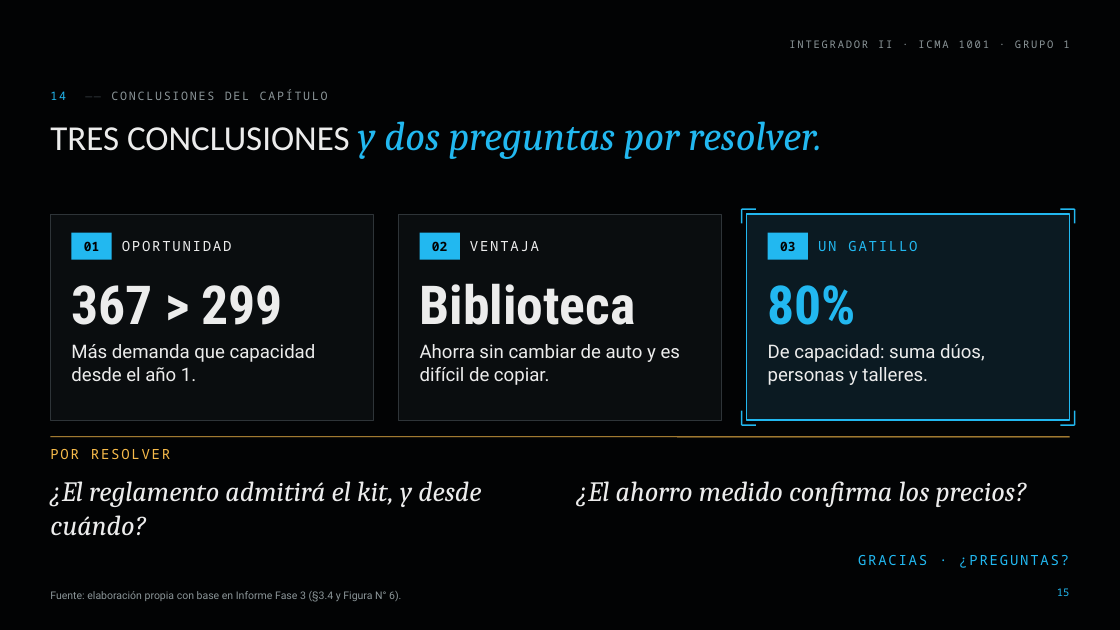
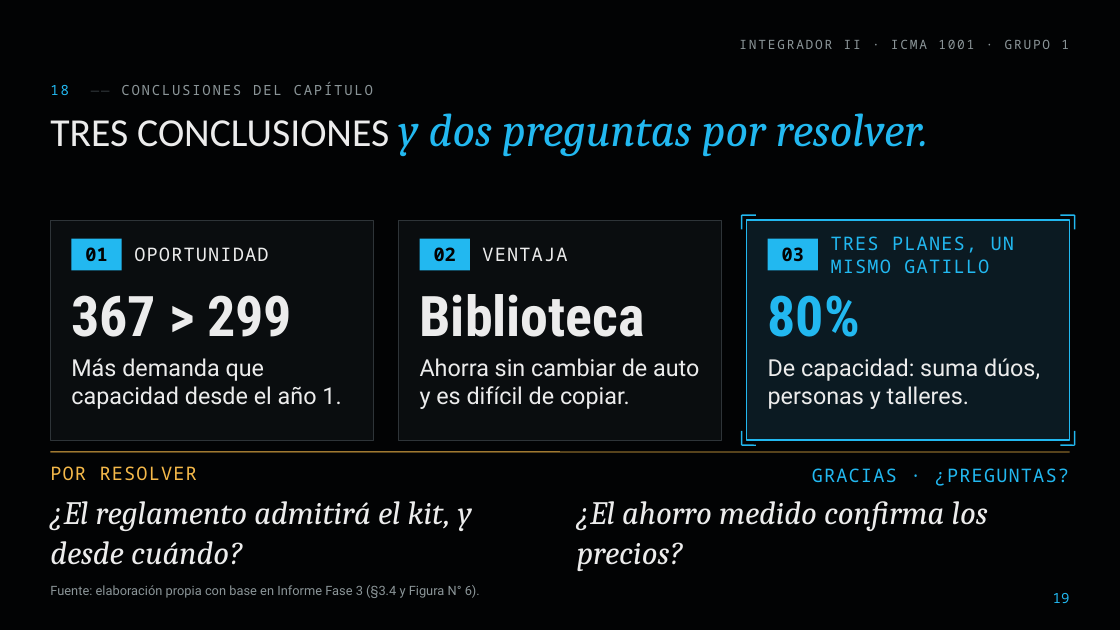
Before and after one commit to diegoaam0109-ux/lumine, a slide deck: slide 19 of fase-3/Grupo_01_LumineMotors_Fase3.pptx (slide 15 before the commit). Drawn at 1120x630 pixels with LibreOffice and Linux fonts; fonts in the diff are those of the drawing; background and template pictures are left out. Boxes give left, top, right and bottom in pixels: in the first picture for what was removed or moved away, otherwise in the second. Text is boxed around its words. In the diff, an @@ line names an element or a change of style, - is before the commit and + after.

```diff
--- a/fase-3/Grupo_01_LumineMotors_Fase3.pptx
+++ b/fase-3/Grupo_01_LumineMotors_Fase3.pptx
@@ text "INTEGRADOR II · ICMA 1001 ..." at [739, 40, 1069, 49]: size 9 to 11 pt @@
@@ text at [50, 82, 373, 95]: text changed; size 10 to 12 pt @@
-14 —— CONCLUSIONES DEL CAPÍTULO
+18 —— CONCLUSIONES DEL CAPÍTULO
@@ title "TRES CONCLUSIONES y dos preguntas ...": place and size @@
-title "TRES CONCLUSIONES y dos preguntas ..." at [50, 121, 822, 159]
+title "TRES CONCLUSIONES y dos preguntas ..." at [50, 113, 928, 156]
@@ title "TRES CONCLUSIONES y dos preguntas ..." at [50, 113, 928, 156]: size 30 to 34 pt in "TRES CONCLUSIONES"; size 35 to 40 pt in "y dos preguntas por resolver."; line spacing 0.88 to 0.86 @@
@@ rectangle: place and size @@
-rectangle at [50, 214, 373, 420]
+rectangle at [50, 220, 373, 440]
@@ size 11 to 16 pt in 3 elements at [434, 247, 456, 261], [782, 247, 804, 261], [85, 247, 107, 261] @@
@@ rectangle: place and size @@
-rectangle at [71, 233, 112, 260]
+rectangle at [71, 239, 122, 271]
@@ text "OPORTUNIDAD": place and size @@
-text "OPORTUNIDAD" at [122, 241, 232, 251]
+text "OPORTUNIDAD" at [134, 247, 268, 261]
@@ rectangle: place and size @@
-rectangle at [398, 214, 721, 420]
+rectangle at [398, 220, 721, 440]
@@ rectangle: place and size @@
-rectangle at [419, 233, 460, 260]
+rectangle at [419, 239, 470, 271]
@@ text "VENTAJA": place and size @@
-text "VENTAJA" at [470, 241, 539, 251]
+text "VENTAJA" at [482, 247, 567, 261]
@@ rectangle: place and size @@
-rectangle at [747, 214, 1070, 420]
+rectangle at [747, 220, 1070, 440]
@@ rectangle: place and size @@
-rectangle at [768, 233, 808, 260]
+rectangle at [768, 239, 818, 271]
@@ text at [831, 236, 1015, 273]: text changed; size 12 to 16 pt @@
-UN GATILLO
+TRES PLANES, UN MISMO GATILLO
@@ 4 lines: place and size @@
-4 lines at [742, 209, 1075, 223]
+4 lines at [742, 215, 1075, 229]
@@ 3 texts: place and size @@
-3 texts at [71, 283, 856, 325]
+3 texts at [71, 294, 860, 337]
@@ size 46 to 48 pt in 3 elements at [71, 295, 292, 337], [420, 294, 645, 337], [768, 295, 860, 337] @@
@@ text "Más demanda que capacidad desde ...": place and size @@
-text "Más demanda que capacidad desde ..." at [71, 344, 316, 381]
+text "Más demanda que capacidad desde ..." at [71, 358, 341, 409]
@@ text "Ahorra sin cambiar de auto ...": place and size @@
-text "Ahorra sin cambiar de auto ..." at [420, 344, 681, 385]
+text "Ahorra sin cambiar de auto ..." at [420, 358, 699, 409]
@@ size 16 to 20 pt in 3 elements at [71, 358, 341, 409], [420, 358, 699, 409], [768, 358, 1040, 409] @@
@@ text "De capacidad: suma dúos, personas ...": place and size @@
-text "De capacidad: suma dúos, personas ..." at [768, 344, 985, 385]
+text "De capacidad: suma dúos, personas ..." at [768, 358, 1040, 409]
@@ 4 lines: place and size @@
-4 lines at [742, 411, 1075, 425]
+4 lines at [742, 431, 1075, 445]
@@ text "POR RESOLVER": place and size @@
-text "POR RESOLVER" at [50, 449, 170, 459]
+text "POR RESOLVER" at [50, 466, 197, 480]
@@ line moved from (50, 437) - (1070, 437) to (50, 452) - (1070, 452) @@
@@ size 12 to 16 pt, letter spacing 1.5 to 1 pt in 4 elements at [50, 466, 197, 480], [134, 247, 268, 261], [482, 247, 567, 261], [812, 468, 1069, 486] @@
@@ text "GRACIAS · ¿PREGUNTAS?": place and size @@
-text "GRACIAS · ¿PREGUNTAS?" at [858, 555, 1069, 568]
+text "GRACIAS · ¿PREGUNTAS?" at [812, 468, 1069, 486]
@@ text "¿El reglamento admitirá el kit, ...": place and size @@
-text "¿El reglamento admitirá el kit, ..." at [50, 481, 481, 536]
+text "¿El reglamento admitirá el kit, ..." at [50, 501, 472, 565]
@@ text "¿El reglamento admitirá el kit, ..." at [50, 501, 472, 565]: size 24 to 28 pt @@
@@ text "¿El ahorro medido confirma los ..." at [577, 501, 988, 571]: size 24 to 28 pt @@
@@ text "¿El ahorro medido confirma los ...": place and size @@
-text "¿El ahorro medido confirma los ..." at [577, 481, 1027, 507]
+text "¿El ahorro medido confirma los ..." at [577, 501, 988, 571]
@@ text "Fuente: elaboración propia con base ..." at [50, 585, 480, 598]: size 9 to 11 pt; vertical alignment middle to top @@
@@ page number added at [1053, 593, 1070, 603], 12 pt, text #22B8F0 @@
+19
@@ page number removed at [1057, 588, 1070, 596] @@
-15
```
Also in this commit, not shown: 25 other slides changed, 5 slides added, 7 other files.
